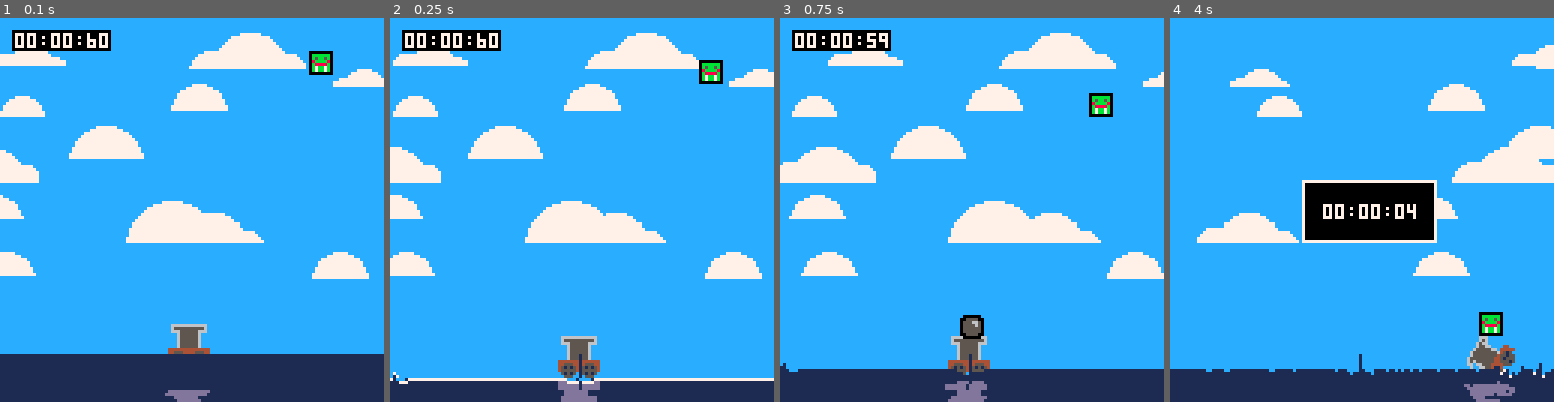
Above: before the commit, frames 1-4 (left to right).
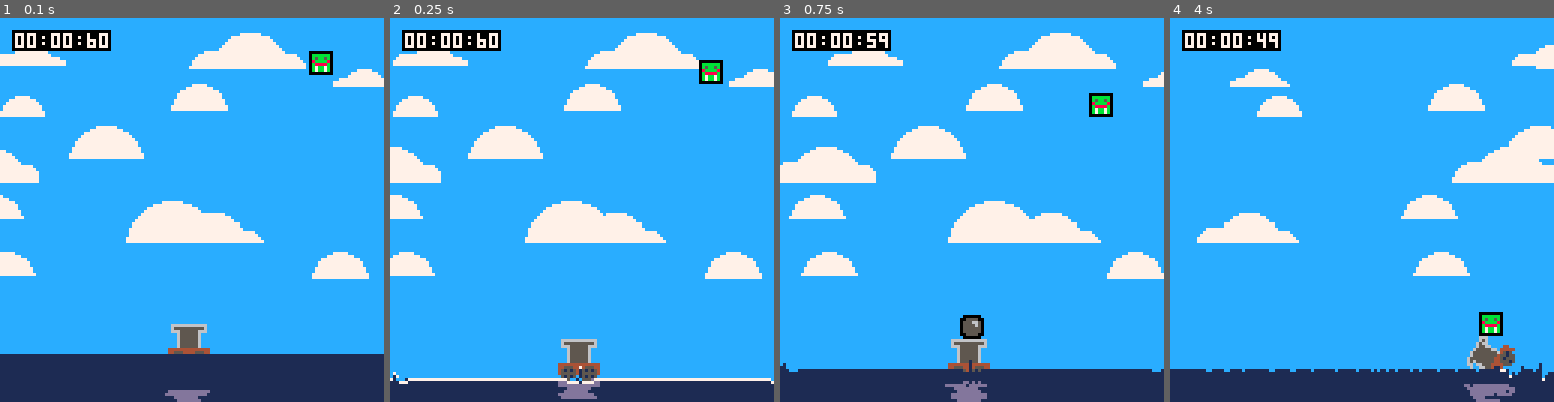
Above: after the commit, the same moments.

Repository: Calverin/vgp-midterm
Game: PICO-8 cartridge midterm.p8
Same seed, same stepped clock (60 frames per second), same inputs: the game is played once before the commit and once after it.
Inputs:
- Up to frame 1 (0.1 s): no input
- Up to frame 2 (0.25 s): no input
- Up to frame 3 (0.75 s): tap O (Z key) at 0.7 s
- Up to frame 4 (4 s): hold Right 1.6-2.1 s; tap O (Z key) every 0.4 s from 1.7 to 3.7 s; hold Right 2.47-3.03 s; hold Left 3.08-3.58 s

Frame 1 is identical in both runs. In frame 2, 0.7% of the frame differs, in the area x 43-100%, y 82-100%; in frame 3, 0.5%; in frame 4, 7.2%, in the area x 3-100%, y 3-96%.

Commit message:
Submitted version (..p8.png included)

Diff:
--- a/midterm.p8
+++ b/midterm.p8
@@ -7,6 +7,7 @@
 cannon_r = 0
 cannon_x = 64
 enemy_count=1
+enemies_killed=0
 
 points={}
 prevpoints={}
@@ -20,7 +21,7 @@
     add(clouds,{x=rnd(132),y=rnd(100),s=16+rnd(32)})
 end
 
-for i=-15,143,1 do
+for i=-1,129,1 do
     add(points,waterlvl)
     add(prevpoints,waterlvl)
 end
@@ -50,6 +51,7 @@
         -- momentum
         this.mx=0
         this.rx=0
+        this.hitbox={x=1,y=1,w=14,h=14}
     end,
     update=function(this)
         local x_input = btn(1) and .5 or (btn(0) and -.5 or 0)
@@ -209,6 +211,7 @@
                 if (this.collide(king_enemy,0,0)~=nil) seconds_left+=20
                 if (this.collide(ninja_enemy,0,0)~=nil) seconds_left+=15
                 destroy_object(hit)
+                enemies_killed+=1
                 enemy_count-=1
                 spawn_enemy()
             end
@@ -310,7 +313,7 @@
 	    end)
     end
     -- waves
-    points[cannon_x]-=1
+    --points[cannon_x]-=1
     dt = time()-t
     t = time()
 end
@@ -338,7 +341,9 @@
         -- game over screen
         rect(44,54,88,74,7)
         rectfill(45,55,87,73,0)
-        draw_time(50,61)
+        spr(3,51,64)
+        print("x"..enemies_killed,60,66,7)
+        draw_time(50,57)
         for o in all(objects) do
             o.y += 2
             if o.y > 128 then
Not shown, changed: 130 lines of the sprite sheet (__gfx__) section of midterm.p8
Not shown, changed: the thumbnail (__label__) section of midterm.p8
